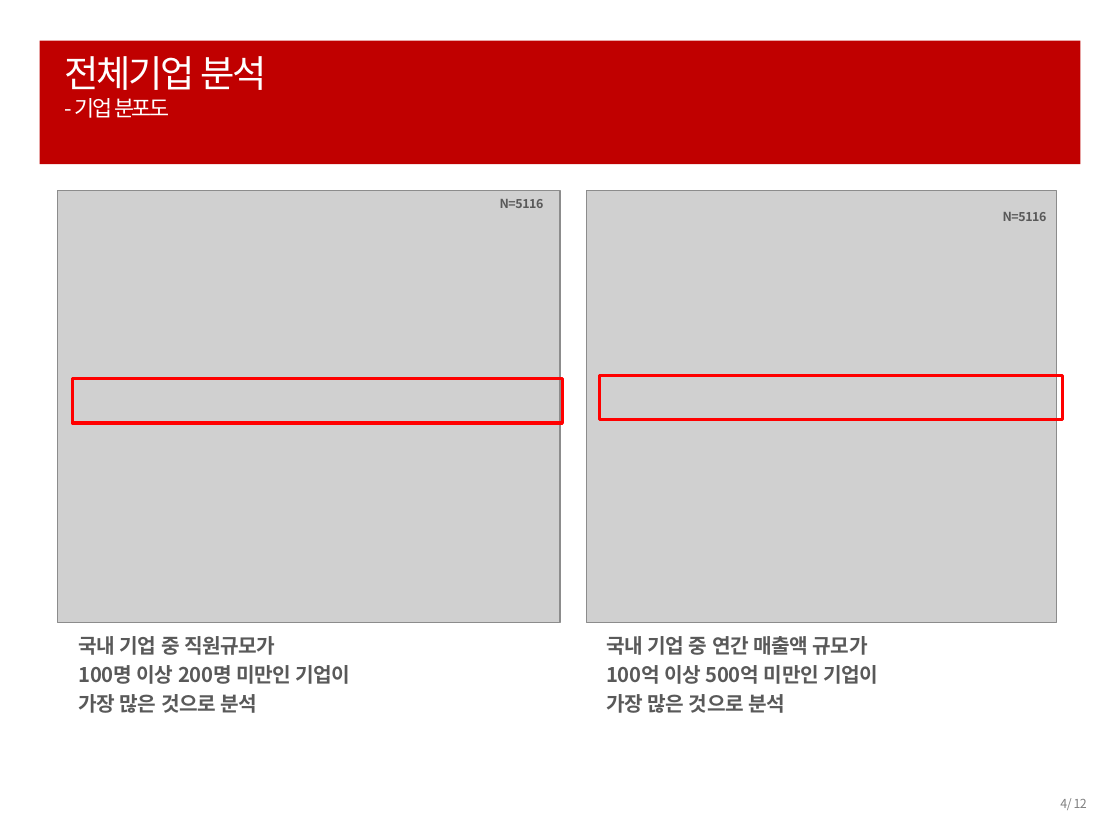
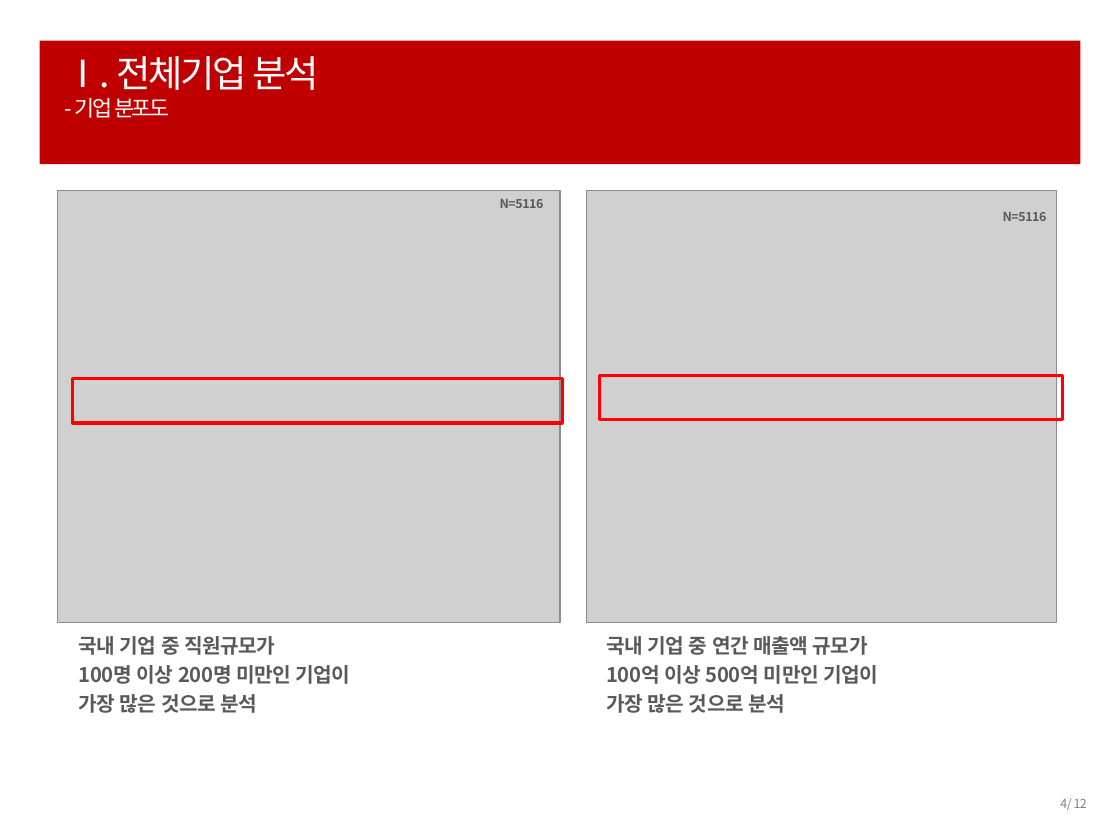
Before and after one commit to ParkHwan/R-studio, a slide deck: slide 4 of project/발표용(이경재) ppt.pptx. Drawn at 1120x840 pixels with LibreOffice and Linux fonts; fonts in the diff are those of the drawing; grey boxes stand for pictures. Boxes give left, top, right and bottom in pixels: in the first picture for what was removed or moved away, otherwise in the second. Text is boxed around its words. In the diff, an @@ line names an element or a change of style, - is before the commit and + after.

```diff
--- a/project/발표용(이경재) ppt.pptx
+++ b/project/발표용(이경재) ppt.pptx
@@ title at (65, 56, 318, 118): text changed @@
-전체기업 분석
-- 기업 분포도
+Ⅰ. 전체기업 분석
+- 기업 분포도
```
Also in this commit, not shown: 5 other slides changed, 2 slides added, 8 slides removed.
